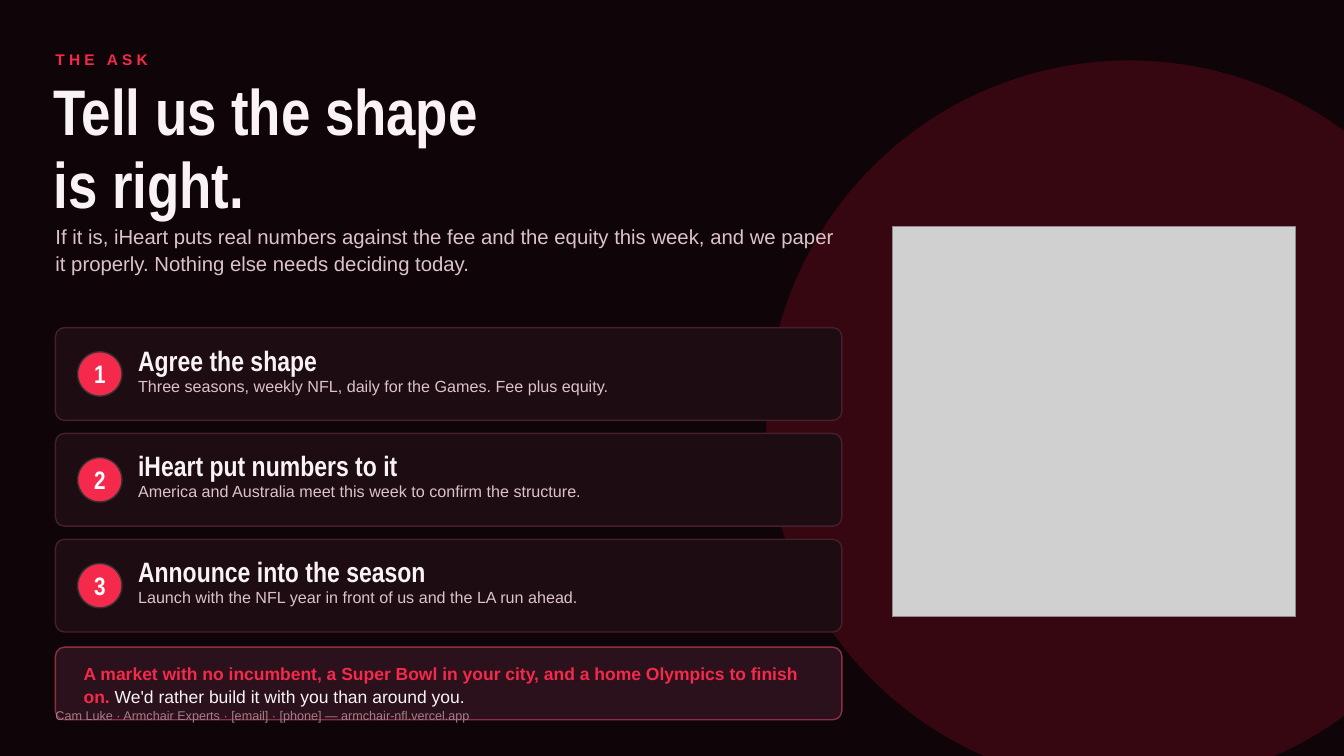
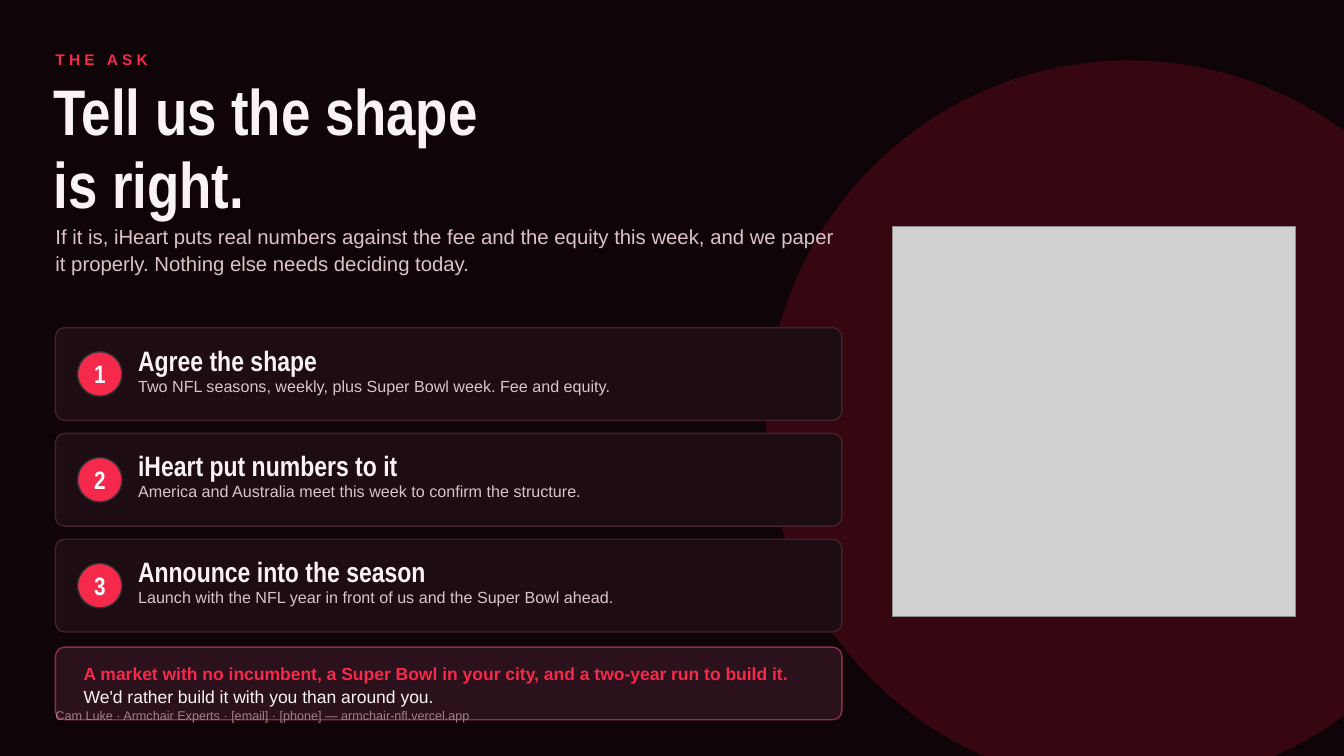
Before and after one commit to jvanders33/Armchair-NFL, a slide deck: slide 8 of pitch/Running-it-Back-Gurley.pptx. Drawn at 1344x756 pixels with LibreOffice and Linux fonts; fonts in the diff are those of the drawing; grey boxes stand for pictures. Boxes give left, top, right and bottom in pixels: in the first picture for what was removed or moved away, otherwise in the second. Text is boxed around its words. In the diff, an @@ line names an element or a change of style, - is before the commit and + after.

```diff
--- a/pitch/Running-it-Back-Gurley.pptx
+++ b/pitch/Running-it-Back-Gurley.pptx
@@ text at <box>138,380,610,395</box>: text changed @@
-Three seasons, weekly NFL, daily for the Games. Fee plus equity.
+Two NFL seasons, weekly, plus Super Bowl week. Fee and equity.
@@ text at <box>138,591,613,607</box>: text changed @@
-Launch with the NFL year in front of us and the LA run ahead.
+Launch with the NFL year in front of us and the Super Bowl ahead.
@@ text at <box>84,667,788,707</box>: text changed @@
-A market with no incumbent, a Super Bowl in your city, and a home Olympics to finish on. We'd rather build it with you than around you.
+A market with no incumbent, a Super Bowl in your city, and a two-year run to build it. We'd rather build it with you than around you.
```
Also in this commit, not shown: 4 other slides changed, 2 other files.
